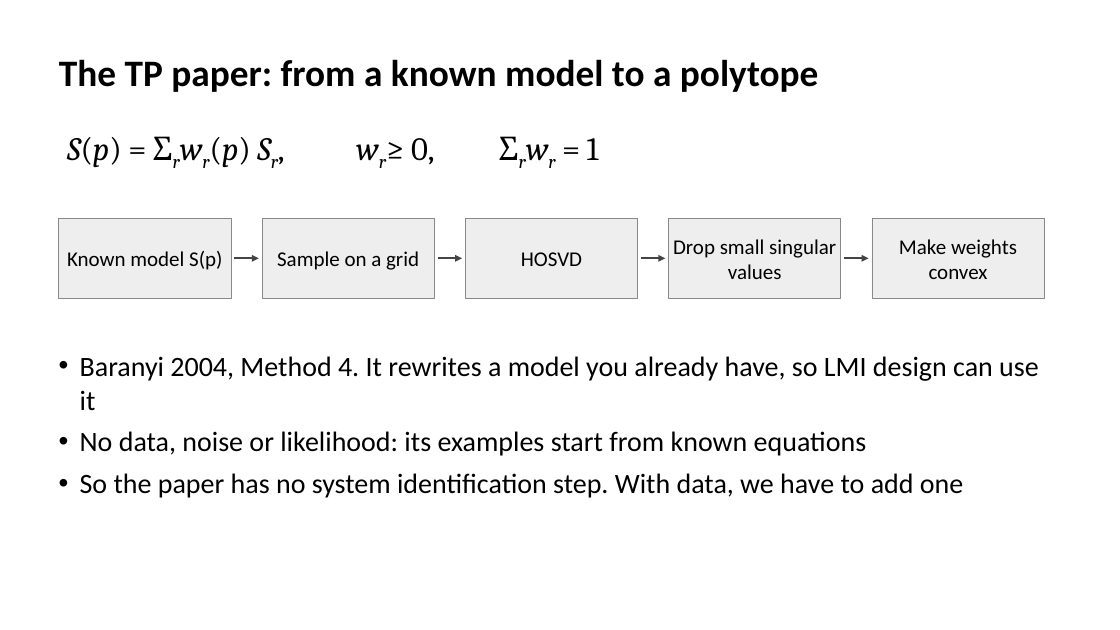
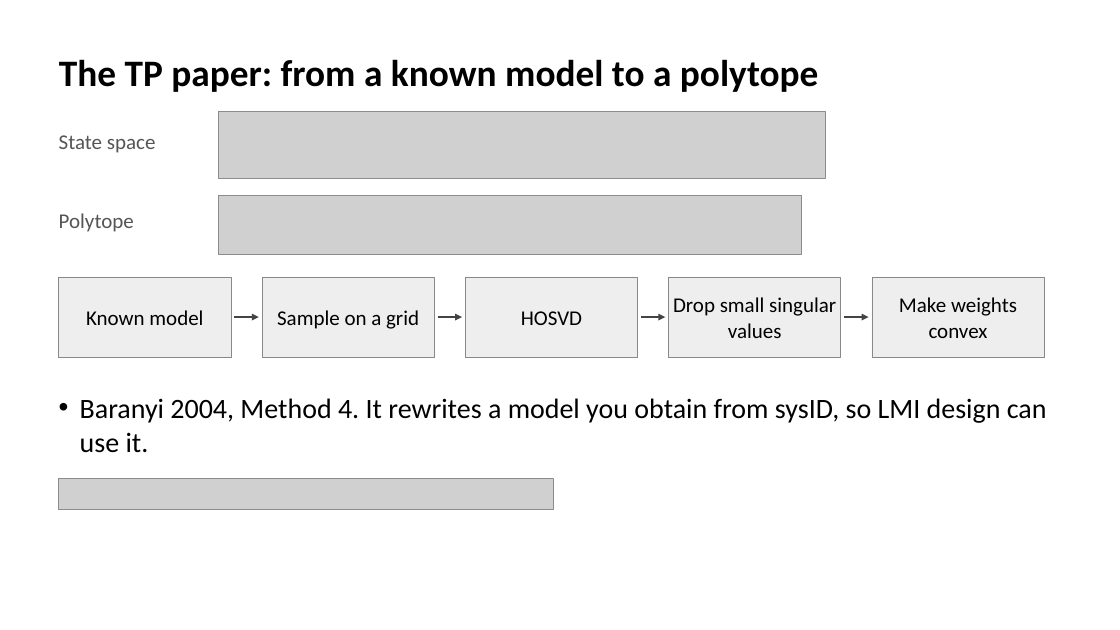
Before and after one commit to smartadi/tpgdar, a slide deck: slide 8 of TP-GDAR_IOS_Reach.pptx. Drawn at 1120x630 pixels with LibreOffice and Linux fonts; fonts in the diff are those of the drawing; grey boxes stand for pictures. Boxes give left, top, right and bottom in pixels: in the first picture for what was removed or moved away, otherwise in the second. Text is boxed around its words. In the diff, an @@ line names an element or a change of style, - is before the commit and + after.

```diff
--- a/TP-GDAR_IOS_Reach.pptx
+++ b/TP-GDAR_IOS_Reach.pptx
@@ picture added at (218, 112, 826, 179) @@
@@ text added at (59, 135, 156, 153), 18 pt, text #555555 @@
+State space
@@ text removed at (67, 137, 599, 167) @@
-S(p) = Σrwr(p) Sr, wr≥ 0, Σrwr = 1
@@ picture added at (218, 196, 802, 255) @@
@@ text added at (59, 213, 134, 232), 18 pt, text #555555 @@
+Polytope
@@ 5 rectangles, 4 arrows: place and size @@
-5 rectangles, 4 arrows at (59, 218, 1044, 298)
+5 rectangles, 4 arrows at (59, 277, 1044, 357)
@@ text in rectangle at (86, 310, 203, 325): text changed @@
-Known model S(p)
+Known model
@@ text at (80, 398, 1047, 453): text changed @@
-• Baranyi 2004, Method 4. It rewrites a model you already have, so LMI design can use it
-• No data, noise or likelihood: its examples start from known equations
-• So the paper has no system identification step. With data, we have to add one
+• Baranyi 2004, Method 4. It rewrites a model you obtain from sysID, so LMI design can use it.
@@ picture added at (59, 479, 554, 509) @@
```
Also in this commit, not shown: 12 other slides changed, 17 slides added, 7 slides removed, 6 other files.
